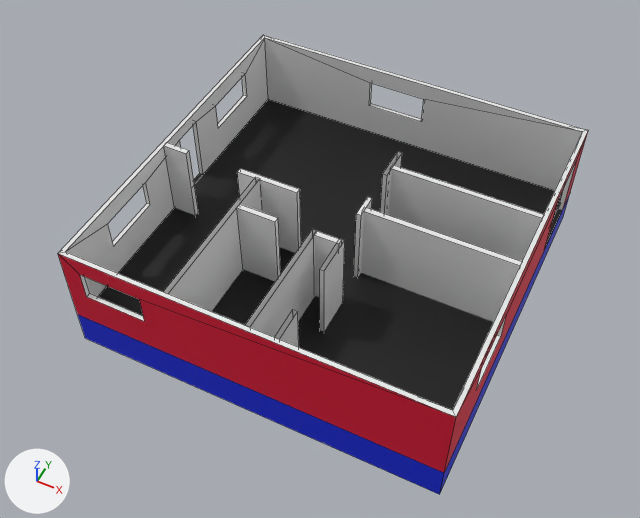
A saved change to the Blender file Raw Assets/Blend Saves/Cabin_Floor_walls.blend.
Rendered twice from a 50 mm lens placed at (13.3, -28.9, 35.8), pointed at (-0.1, -2.1, 2.3). Lighting does not change. The marker at lower left points along +X, +Y and +Z. Mesh edges are drawn as thin lines.

The first picture shows 'Floor/walls'.
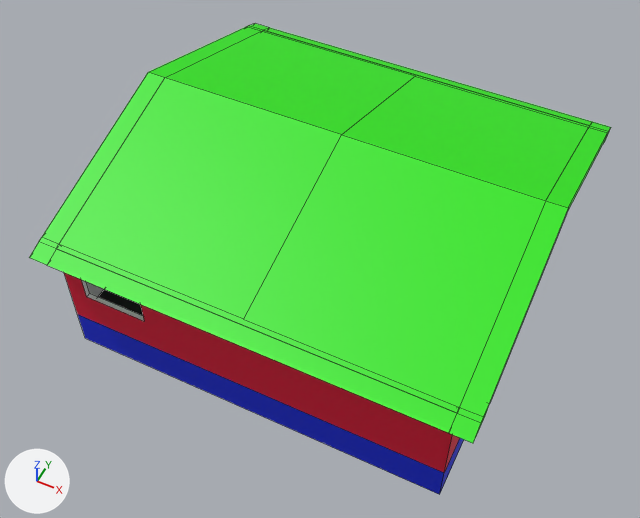
The change in detail:
Material 'Roof Interior' (mat_roof_interior) is new.
Its base color is (0.0, 0.8, 0.232) (green #00e784).
Material 'Roof Exterior' (mat_roof_exterior) is new.
Its base color is (0.0216, 0.8, 0.0) (green #28e700).
me_cube_002 is used by ob_floor_walls; location (0.0, 0.0, 0.0); scale (9.75, 9.75, 1.0).
me_cube_002 had 172 vertices, 117 faces and spanned x -1.0..1.0, y -1.0..1.0, z -1.0..5.54.
me_cube_002 now has 304 vertices, 242 faces, 4 loose edges and spans x -1.1..1.1, y -1.08..1.08, z -1.0..8.9.
Part 1, on me_cube_002:
8 faces are deleted.
68 vertices are added at x -1.1..1.1, y -1.08..1.08, z 5.5..8.9.
6 new vertices lie (0.0, 0.1, -0.03) away from vertices in x -1.0..1.0, y -1.0, z 5.81.
5 new vertices lie (-0.1, 0.0, 0.0) away from vertices in x -1.0, y -1.08..-0.9, z 5.5..5.81.
5 new vertices lie (0.0, 0.03, 0.08) away from vertices in x -1.1..1.0, y -0.9, z 5.78.
6 new vertices lie (0.1, 0.0, 0.0) away from vertices in x 1.0, y -1.08..-0.87, z 5.5..5.86.
6 new vertices lie (0.0, 0.87, 2.69) away from vertices in x -1.1..1.1, y -0.87, z 5.86.
6 new vertices lie (0.0, 0.87, -2.69) away from vertices in x -1.1..1.1, y 0.0, z 8.55.
6 new vertices lie (0.0, 0.03, -0.08) away from vertices in x -1.1..1.1, y 0.87, z 5.86.
6 new vertices lie (0.0, 0.1, 0.03) away from vertices in x -1.1..1.1, y 0.9, z 5.78.
6 new vertices lie (0.0, -0.02, 0.08) away from vertices in x -1.1..1.1, y 1.0, z 5.81.
6 new vertices lie (0.0, -0.98, 3.01) away from vertices in x -1.1..1.1, y 0.98, z 5.89.
6 new vertices lie (0.0, 0.02, 0.08) away from vertices in x -1.1..1.1, y -1.0, z 5.81.
4 loose edges are added.
30 new faces join them, mat_interior_walls (white #e7e7e7).
57 new faces join them, mat_roof_exterior (green #28e700).
42 new faces join them, mat_exterior_walls (red #e70035).
4 new faces join them, mat_roof_interior (green #00e784).
me_cube_002 now uses material mat_roof_exterior (green #28e700).
me_cube_002 now uses material mat_roof_interior (green #00e784).

Boxes (x1, y1, x2, y2) around the edits, measured in the pictures (640 x 518 px):
'Floor/walls', reshaped (10% wider)
    before: (58, 35, 588, 494)
    after: (29, 23, 611, 494)
part 1 of me_cube_002, built on
    before: (58, 35, 588, 417)
    after: (29, 23, 611, 443)
